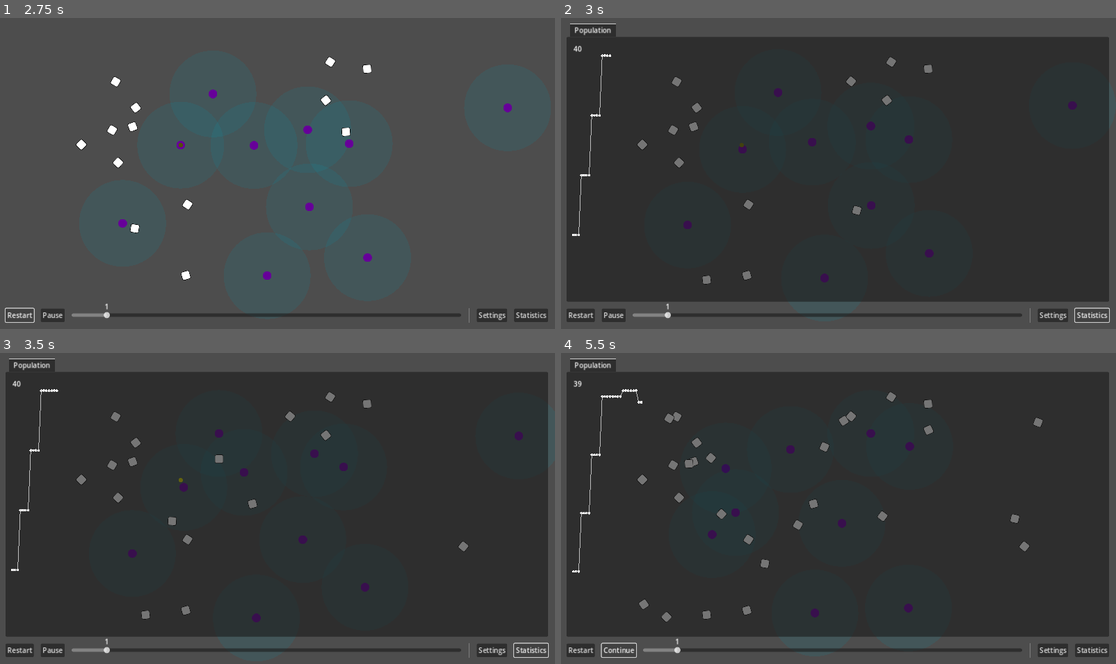
Above: before the commit, frames 1-4 (two rows, left to right).
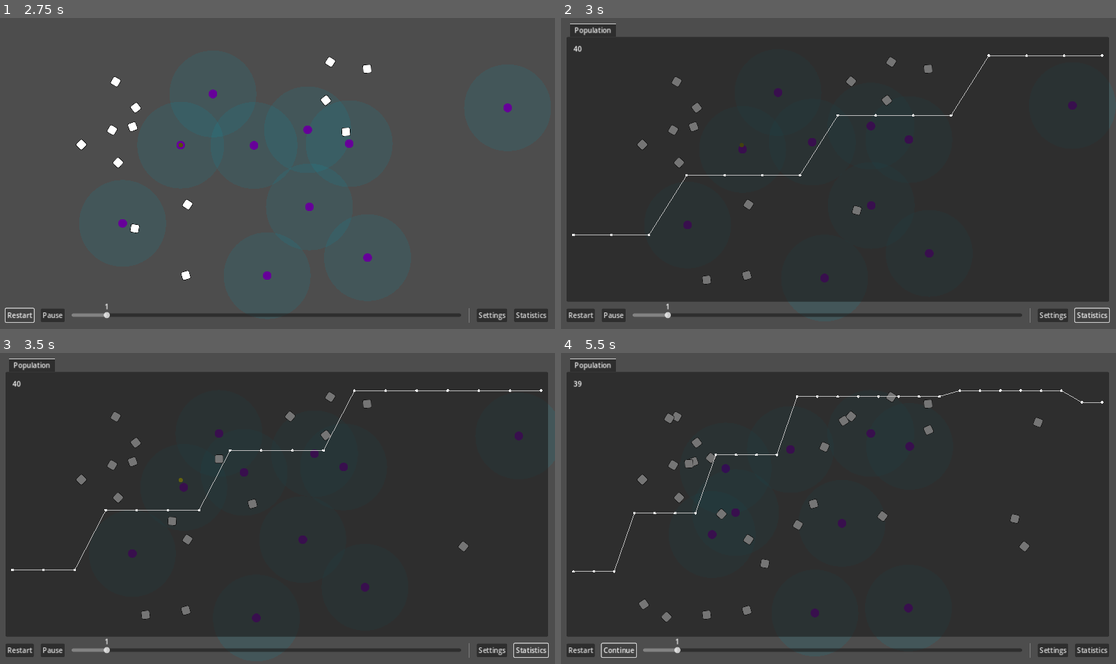
Above: after the commit, the same moments.

Repository: wivest/Natural-Selection
Game: Godot game, scene res://main.tscn
The game is run twice, just before and just after one commit, with the same random seed, the same clock (stepped at 60 frames per second) and the same inputs.
Inputs:
- Up to frame 1 (2.75 s): click "Restart" at 0.5 s; click "Restart" at 1.25 s; click "Restart" at 2 s
- Up to frame 2 (3 s): click "Statistics" at 2.75 s
- Up to frame 3 (3.5 s): no input
- Up to frame 4 (5.5 s): click "Statistics" at 3.5 s; click "Statistics" at 4.25 s; click "Pause" at 5 s

Frame 1 is identical in both runs. In frame 2, 0.4% of the frame differs, in the area x 2-98%, y 11-71%; in frame 3, 0.4%; in frame 4, 0.5%.

Commit message:
feat: stretch chart

Diff:
--- a/ui/tabs/statistics/population/chart.gd
+++ b/ui/tabs/statistics/population/chart.gd
@@ -1,7 +1,6 @@
 extends Control
 
 @export var step: float = 0.2
-@export var distance: float = 6
 
 var population: Array[int] = []
 
@@ -18,6 +17,8 @@
 	var maximum: int = population.max()
 	var prev: Vector2
 
+	var distance: float = size.x / (max(population.size() - 1, 1))
+
 	for i in range(population.size()):
 		var ratio: float = float(population[i]) / maximum
 		var pos := Vector2(i * distance, size.y * (1 - ratio))
